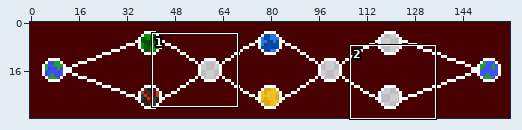
A sprite sheet gets an edit: assets/images/level/Map.png. Above, an overview of the earlier version with the close-up marked.
Close-up. Old version:
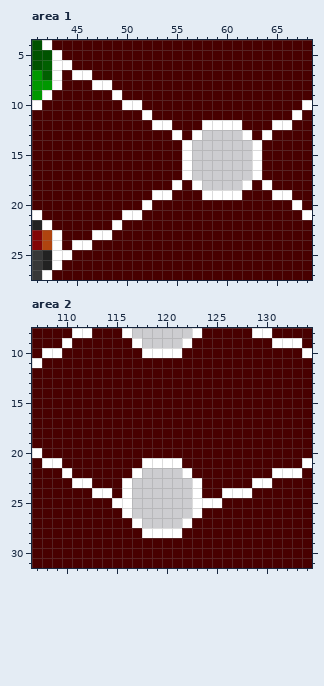
The file is 160x32 pixels. Shown: area 1: x 41..68, y 4..27; area 2: x 107..134, y 8..31.
After the commit:
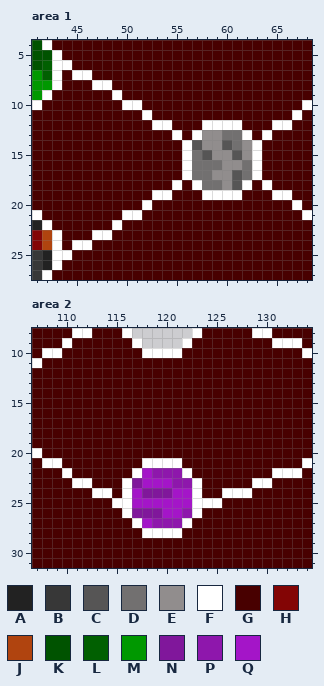
Palette (. is transparent): A #222222  B #373737  C #565555  D #727070  E #918d8d  F #ffffff  G #480000  H #830505  J #b0440f  K #005300  L #016001  M #009800  N #80179b  P #8e17ac  Q #a415c8
The exact change:
Area 1:
The edit adds colour C in row 14 at x 57 and 60; in row 15 at x 58 and 61; in rows 17 to 18 at x 61.
The edit adds colour D in row 13 at x 60 to 61; in row 14 at x 61; in row 15 at x 57; in row 16 at x 57 to 59 and 62; in row 17 at x 57 to 58 and 62; in row 18 at x 58 to 59.
The edit adds colour E in row 13 at x 58 to 59; in row 14 at x 58 to 59 and 62; in row 15 at x 59 to 60 and 62; in row 16 at x 60 to 61; in row 17 at x 59 to 60; in row 18 at x 60.
Area 2:
The edit adds colour N in row 23 at x 117; in row 24 at x 118 to 120; in row 26 at x 117 to 119.
The edit adds colour P in row 22 at x 119 to 121; in row 23 at x 121 to 122; in row 26 at x 122; in row 27 at x 119 to 121.
The edit adds colour Q in row 22 at x 118; in row 23 at x 118 to 120; in row 24 at x 117 and 121 to 122; in row 25 at x 117 to 122; in row 26 at x 120 to 121; in row 27 at x 118.
Changed places in both close-ups, as pixel boxes (x1, y1, x2, y2):
added: (192, 130, 252, 190)
added: (132, 468, 192, 528)
